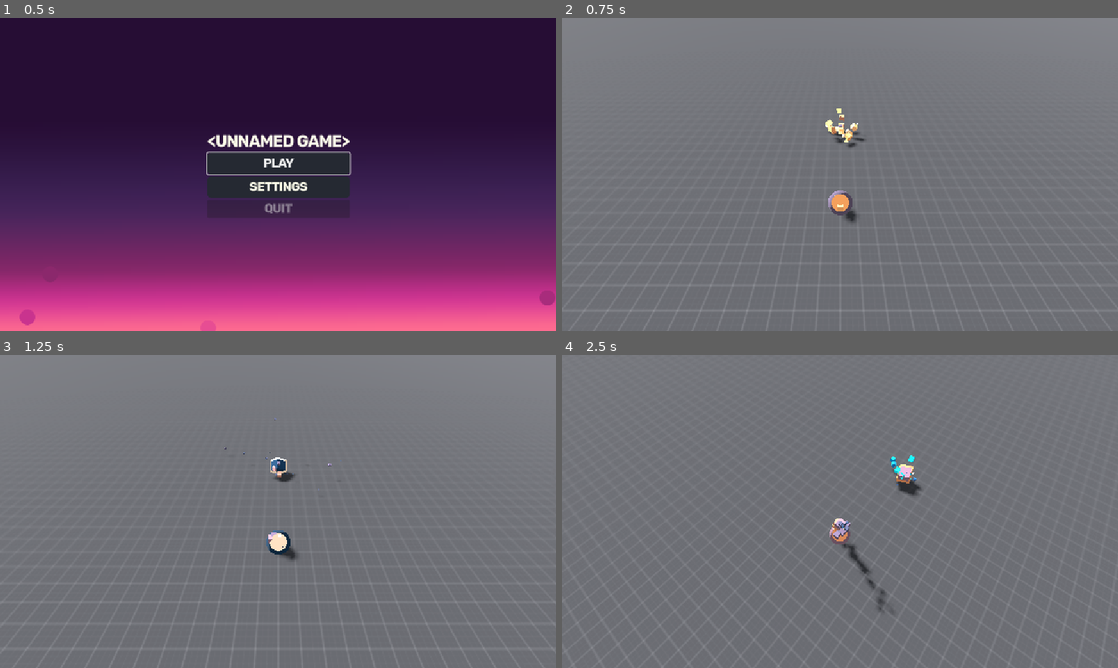
Above: before the commit, frames 1-4 (two rows, left to right).
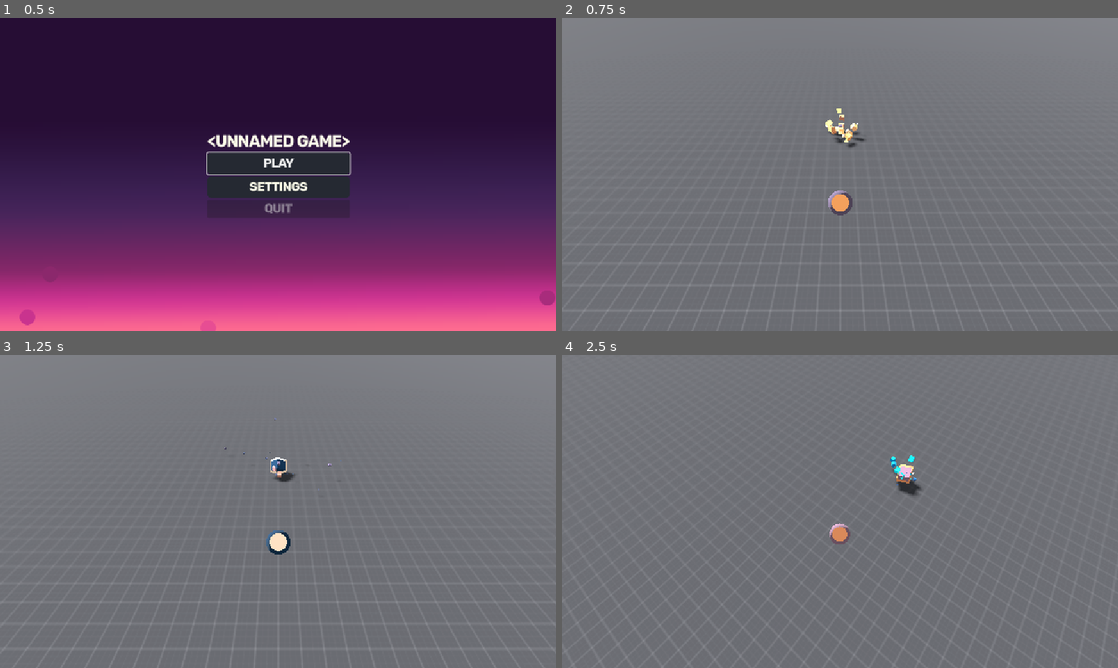
Above: after the commit, the same moments.

Repository: cookie1170/pirate-software-jam
Game: Godot game, scene res://common/scenes/game.tscn
Two runs of this game, one before a commit and one after it. Both use one fixed random seed, a clock stepped at 60 frames per second and the inputs below. The engine's default icon, where the game draws it, is replaced by a stand-in: a white triangle on a blue panel in a dark square.
Inputs (mouse positions are in pixels of both pictures, inside the frame that each line leads up to):
- Up to frame 1 (0.5 s): no input
- Up to frame 2 (0.75 s): click "PLAY" at 0.5 s
- Up to frame 3 (1.25 s): no input
- Up to frame 4 (2.5 s): tap Enter at 1.25 s; move the mouse to (867, 511) at 1.27 s; press the mouse at (867, 511) at 1.28 s; hold Up (ui_up) from 1.28 s (still down); tap Space (jump) at 1.52, 2.27 s; move the mouse to (812, 511) at 2.02 s; release the mouse at (812, 511) at 2.03 s; tap W (forw) at 2.1 s

Frame 1 is identical in both runs. In frame 2, less than 0.1% of the frame differs, in the area x 49-54%, y 56-66%; in frame 3, 0.1%; in frame 4, 0.4%, in the area x 48-59%, y 52-82%.

Commit message:
i think like made the main menu pop up when you die idk man

Diff:
--- a/common/scenes/game.tscn
+++ b/common/scenes/game.tscn
@@ -6,6 +6,7 @@
 
 [node name="Game" type="Node"]
 script = ExtResource("1_pv8hn")
+level_scene = ExtResource("2_pv8hn")
 
 [node name="Player" parent="." node_paths=PackedStringArray("game_scene") instance=ExtResource("1_oyp42")]
 unique_name_in_owner = true
--- a/common/scripts/game.gd
+++ b/common/scripts/game.gd
@@ -1,4 +1,15 @@
 extends Node
 
 @onready var level : Node3D = %Level
+@export var level_scene : PackedScene
 @onready var player : Player = %Player
+
+
+func reset() -> void:
+	MainMenu.visible = true
+	level.queue_free()
+	var level_instance := level_scene.instantiate()
+	add_child(level_instance)
+	level = level_instance
+	player.position = Vector3.ZERO
+	get_tree().paused = true
--- a/player/player.gd
+++ b/player/player.gd
@@ -115,6 +115,7 @@
 	 move_speed / accel_sec * get_physics_process_delta_time())
 	velocity.z = move_toward(velocity.z, move_dir.y * move_speed,
 	 move_speed / accel_sec * get_physics_process_delta_time())
+	trail_particles.emitting = move_dir != Vector2.ZERO
 	if not is_on_floor():
 		velocity.y -= gravity * get_physics_process_delta_time()
 
@@ -256,6 +257,7 @@
 
 
 func _die() -> void:
+	Hud.visible = false
 	trail_particles.visible = false
 	Engine.time_scale = 1.0
 	%EnemyPushAwayer.monitoring = true
@@ -267,11 +269,9 @@
 						30, 3, 30
 				) + Vector3.UP * 3
 		)
-		print(-enemy.global_position.direction_to(position) * Vector3(
-						30, 3, 30
-				) + Vector3.UP * 3
-		)
 	anim_player.play("die")
 	set_physics_process(false)
-	#get_tree().call_deferred("reload_current_scene")
-#endregion
+	await anim_player.animation_finished
+	await get_tree().create_timer(2.0)
+	game_scene.reset()
+#endregion
--- a/player/player.tscn
+++ b/player/player.tscn
@@ -266,26 +266,26 @@
 tracks/3/type = "value"
 tracks/3/imported = false
 tracks/3/enabled = true
-tracks/3/path = NodePath("Mesh/OutlineMesh:mesh:surface_0/material:shader_parameter/dissolve_amount")
+tracks/3/path = NodePath("DieParticles:emitting")
 tracks/3/interp = 1
 tracks/3/loop_wrap = true
 tracks/3/keys = {
 "times": PackedFloat32Array(0),
 "transitions": PackedFloat32Array(1),
-"update": 0,
-"values": [0.0]
+"update": 1,
+"values": [false]
 }
 tracks/4/type = "value"
 tracks/4/imported = false
 tracks/4/enabled = true
-tracks/4/path = NodePath("DieParticles:emitting")
+tracks/4/path = NodePath("Mesh/OutlineMesh:mesh:surface_0/material:shader_parameter/dissolve_amount")
 tracks/4/interp = 1
 tracks/4/loop_wrap = true
 tracks/4/keys = {
 "times": PackedFloat32Array(0),
 "transitions": PackedFloat32Array(1),
-"update": 1,
-"values": [false]
+"update": 0,
+"values": [0.0]
 }
 
 [sub_resource type="Animation" id="Animation_yllr7"]
@@ -340,26 +340,26 @@
 tracks/4/type = "value"
 tracks/4/imported = false
 tracks/4/enabled = true
-tracks/4/path = NodePath("Mesh/OutlineMesh:mesh:surface_0/material:shader_parameter/dissolve_amount")
+tracks/4/path = NodePath("DieParticles:emitting")
 tracks/4/interp = 1
 tracks/4/loop_wrap = true
 tracks/4/keys = {
+"times": PackedFloat32Array(0.25),
+"transitions": PackedFloat32Array(1),
+"update": 1,
+"values": [true]
+}
+tracks/5/type = "value"
+tracks/5/imported = false
+tracks/5/enabled = true
+tracks/5/path = NodePath("Mesh/OutlineMesh:mesh:surface_0/material:shader_parameter/dissolve_amount")
+tracks/5/interp = 1
+tracks/5/loop_wrap = true
+tracks/5/keys = {
 "times": PackedFloat32Array(0, 0.05, 0.3),
 "transitions": PackedFloat32Array(1, 1, 1.5),
 "update": 0,
 "values": [0.0, 0.0, 1.0]
-}
-tracks/5/type = "value"
-tracks/5/imported = false
-tracks/5/enabled = true
-tracks/5/path = NodePath("DieParticles:emitting")
-tracks/5/interp = 1
-tracks/5/loop_wrap = true
-tracks/5/keys = {
-"times": PackedFloat32Array(0.25),
-"transitions": PackedFloat32Array(1),
-"update": 1,
-"values": [true]
 }
 
 [sub_resource type="AnimationLibrary" id="AnimationLibrary_32hag"]
@@ -382,7 +382,6 @@
 blockless_jump_velocity = 10.0
 gravity = 24.0
 bullet_scene = ExtResource("2_boad6")
-metadata/_edit_group_ = true
 
 [node name="Mesh" type="MeshInstance3D" parent="."]
 unique_name_in_owner = true
@@ -395,6 +394,7 @@
 
 [node name="TrailParticles" type="CPUParticles3D" parent="Mesh"]
 unique_name_in_owner = true
+visible = false
 amount = 32
 lifetime = 0.75
 randomness = 0.2
@@ -412,6 +412,7 @@
 [node name="BlockParticles" type="GPUParticles3D" parent="."]
 unique_name_in_owner = true
 transform = Transform3D(1, 0, 0, 0, 1, 0, 0, 0, 1, 0, 0.25, 0)
+visible = false
 amount = 16
 lifetime = 0.7
 explosiveness = 0.5
@@ -548,5 +549,6 @@
 libraries = {
 &"": SubResource("AnimationLibrary_32hag")
 }
+speed_scale = 0.1
 
 [connection signal="area_entered" from="CollectibleBox" to="." method="_pickup_collectible"]
Not shown: 2 places in player/player.tscn that only renumber resources
